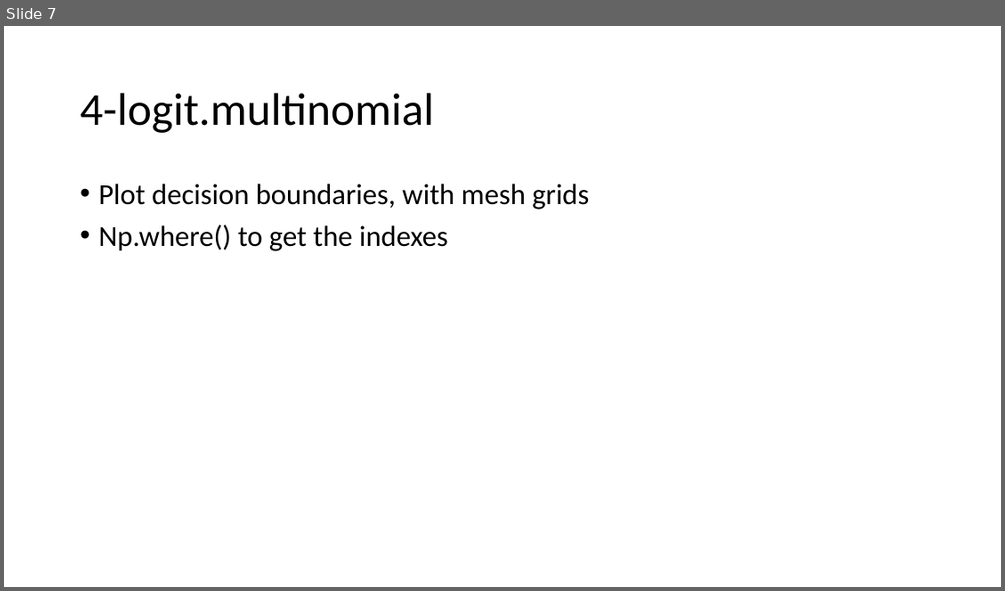
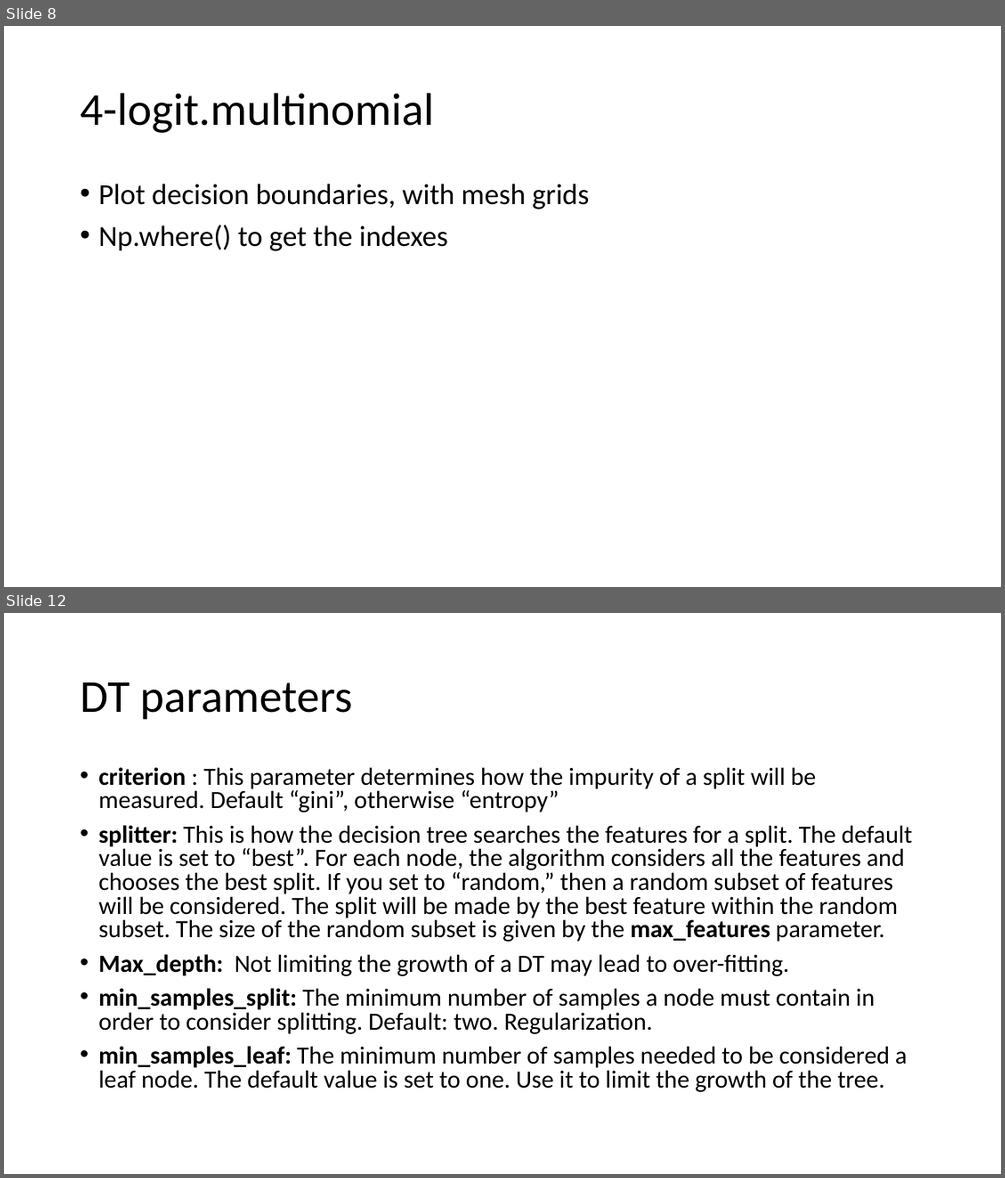
Before and after one commit to FranzGH/IoT_ML, a slide deck: Sklearn-UG.pptx. Shown one above the other, each under a label of ours: slide 7 before the commit, slides 8 and 12 after it; the slides between them are not shown. The pictures are 1005x591 and 1005x1178 pixels, drawn with LibreOffice and Linux fonts; fonts in the diff are those of the drawing. Boxes give left, top, right and bottom in pixels: in the first picture for what was removed or moved away, otherwise in the second. Text is boxed around its words. In the diff, an @@ line names an element or a change of style, - is before the commit and + after.

```diff
--- a/Sklearn-UG.pptx
+++ b/Sklearn-UG.pptx
@@ slide 12 added at (x1=4, y1=613, x2=1001, y2=1174), background #FFFFFF @@
@@ title added at (x1=80, y1=682, x2=352, y2=720), 44 pt, text #000000 @@
+DT parameters
@@ text added at (x1=98, y1=767, x2=913, y2=1092), 23.8 pt, text #000000 @@
+• criterion : This parameter determines how the impurity of a split will be measured. Default “gini”, otherwise “entropy”
+• splitter: This is how the decision tree searches the features for a split. The default value is set to “best”. For each node, the algorithm considers all the features and chooses the best split. If you set to “random,” then a random subset of features will be considered. The split will be made by the best feature within the random subset. The size of the random subset is given by the max_features parameter.
+• Max_depth: Not limiting the growth of a DT may lead to over-fitting.
+• min_samples_split: The minimum number of samples a node must contain in order to consider splitting. Default: two. Regularization.
+• min_samples_leaf: The minimum number of samples needed to be considered a leaf node. The default value is set to one. Use it to limit the growth of the tree.
@@ what was slide 7 is now slide 8 @@
```
Also in this commit, not shown: 28 other slides added, 16 other files.
